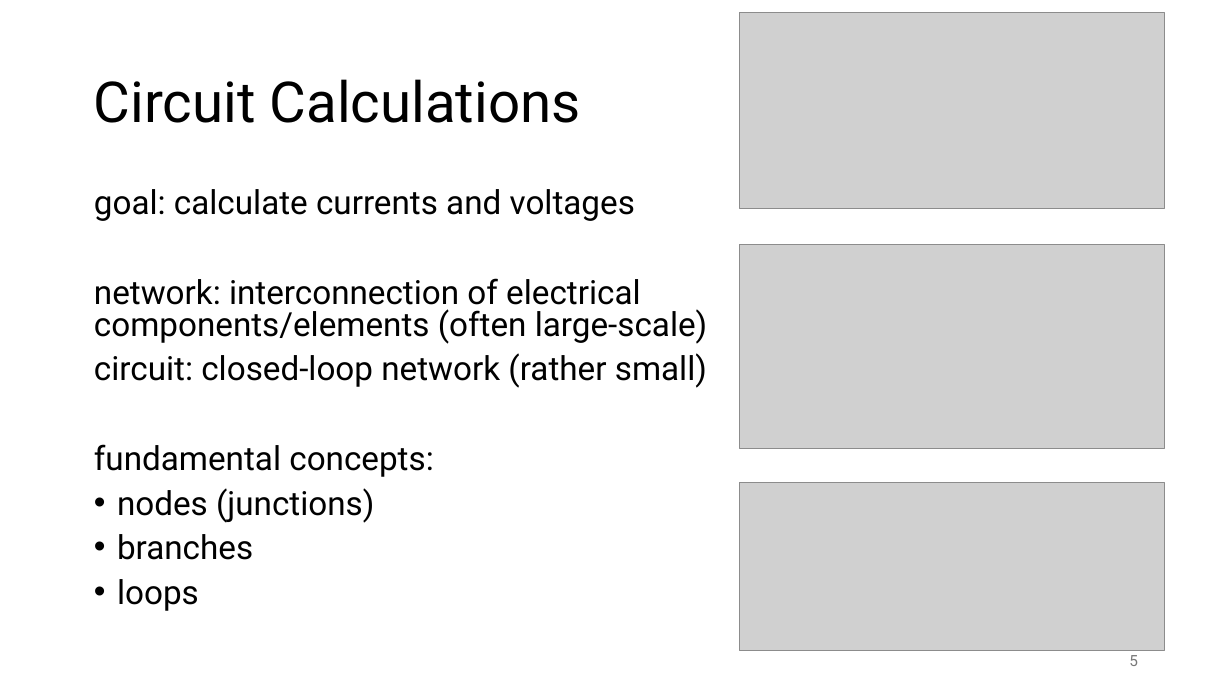
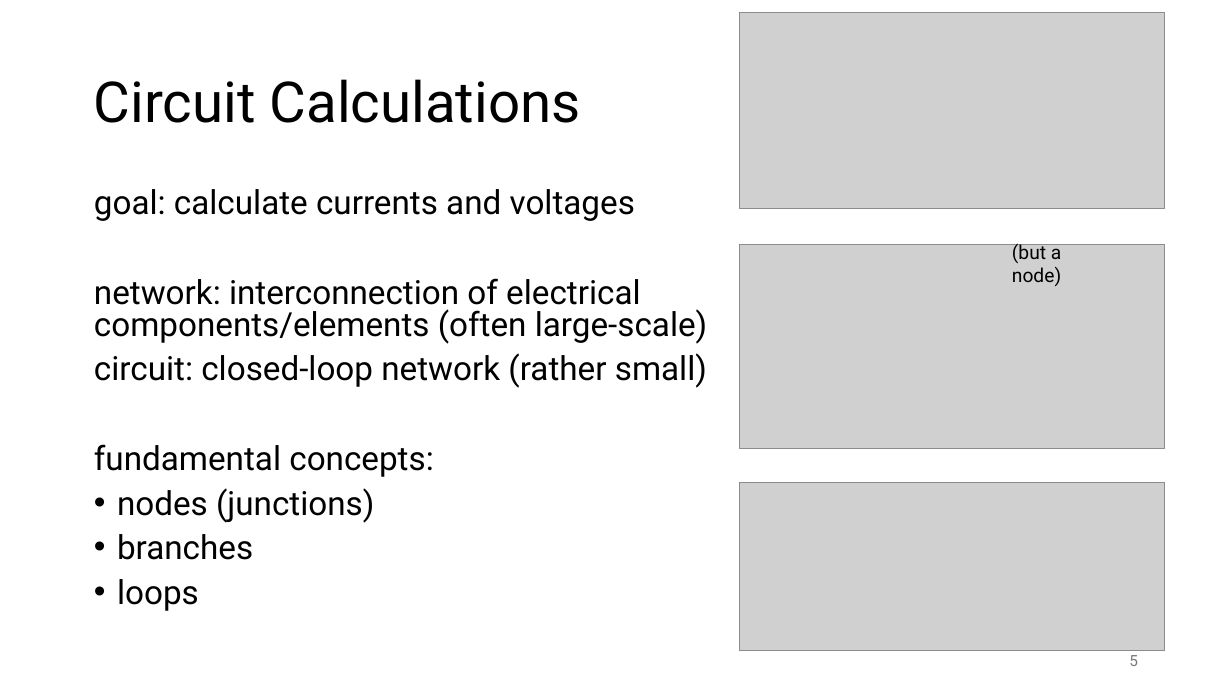
Before and after one commit to FelixWick/intro_electrical_eng, a slide deck: slide 5 of slides/2_DCcircuits.pptx. Drawn at 1232x693 pixels with LibreOffice and Linux fonts; fonts in the diff are those of the drawing; grey boxes stand for pictures. Boxes give left, top, right and bottom in pixels: in the first picture for what was removed or moved away, otherwise in the second. Text is boxed around its words. In the diff, an @@ line names an element or a change of style, - is before the commit and + after.

```diff
--- a/slides/2_DCcircuits.pptx
+++ b/slides/2_DCcircuits.pptx
@@ text added at [1012, 242, 1061, 286], 15 pt, text #000000 @@
+(but a node)
```
Also in this commit, not shown: 3 other slides changed, 1 slide added, 1 other file.
